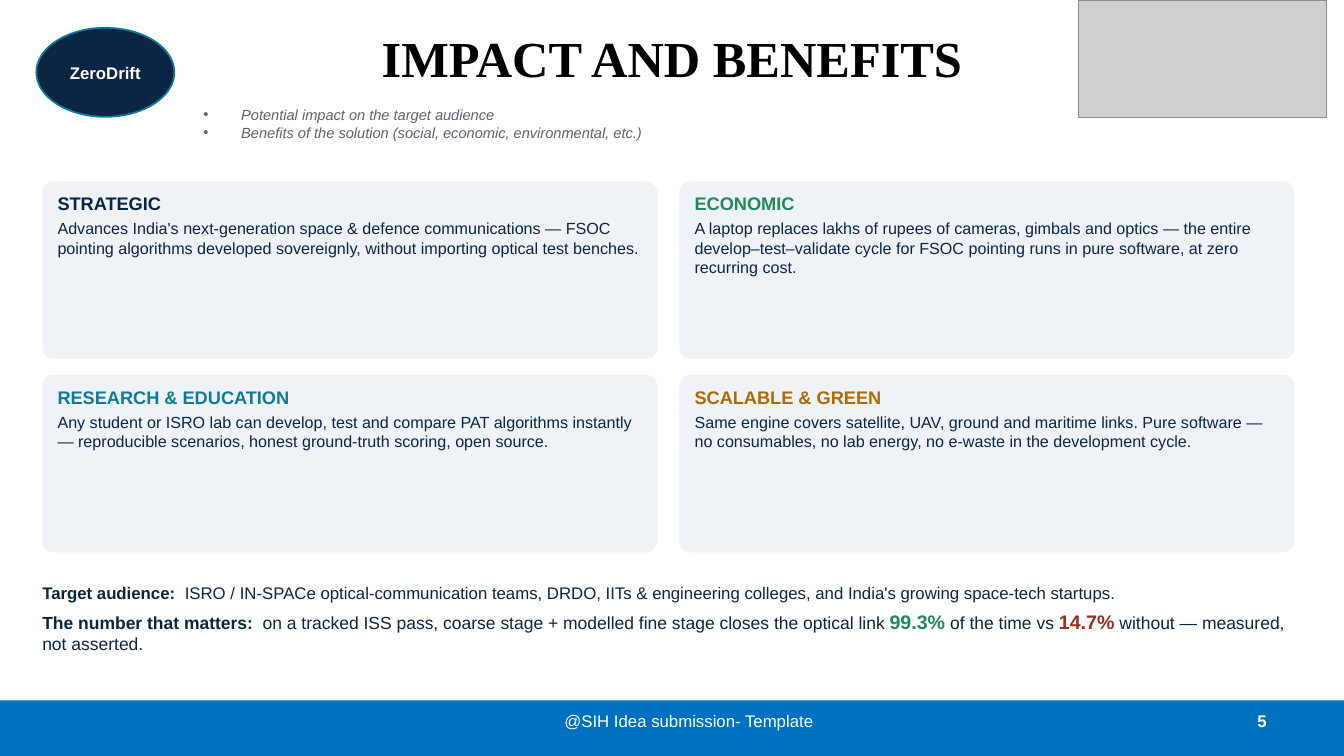
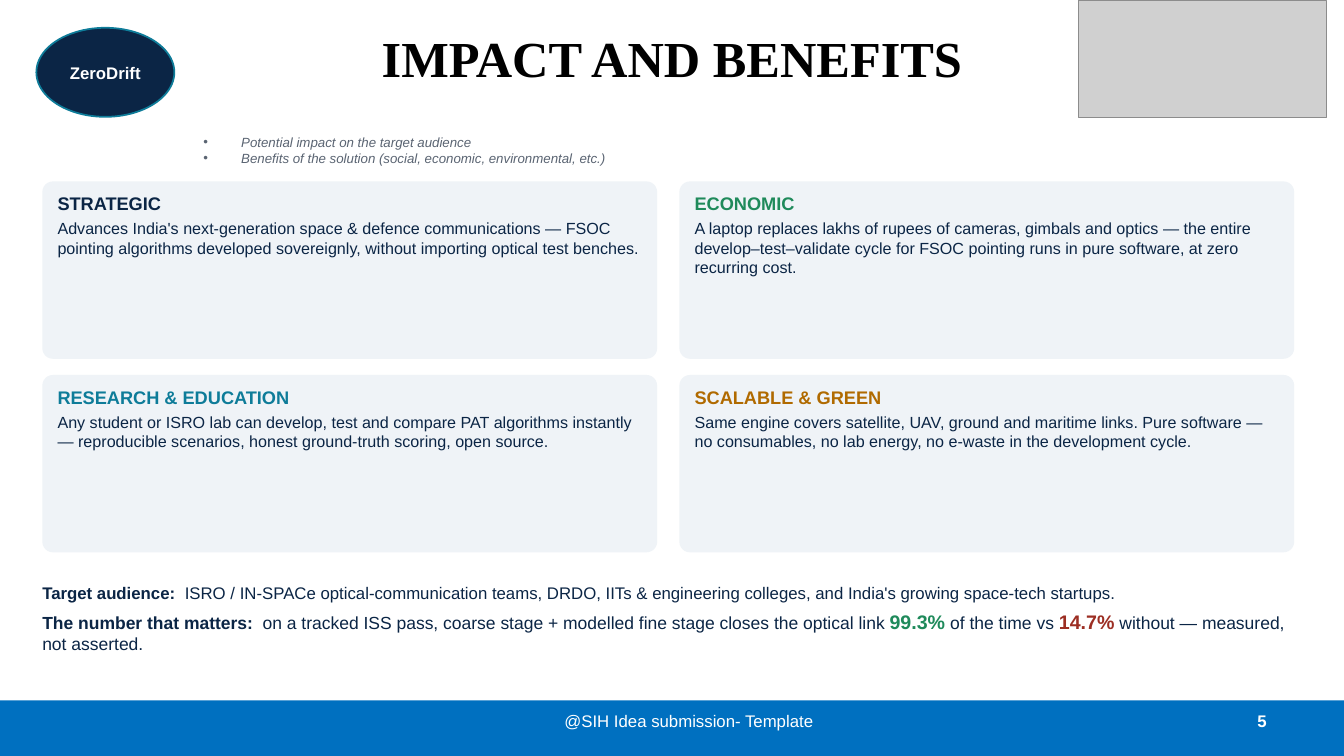
Before and after one commit to pranshukesavmishra/SIH2026, a slide deck: slide 5 of docs/submission/ZeroDrift_SIH26169.pptx. Drawn at 1344x756 pixels with LibreOffice and Linux fonts; fonts in the diff are those of the drawing; grey boxes stand for pictures. Boxes give left, top, right and bottom in pixels: in the first picture for what was removed or moved away, otherwise in the second. Text is boxed around its words. In the diff, an @@ line names an element or a change of style, - is before the commit and + after.

```diff
--- a/docs/submission/ZeroDrift_SIH26169.pptx
+++ b/docs/submission/ZeroDrift_SIH26169.pptx
@@ text "Potential impact on the target ...": place and size @@
-text "Potential impact on the target ..." at (241,109,641,141)
+text "Potential impact on the target ..." at (241,137,606,166)
@@ text "Potential impact on the target ..." at (241,137,606,166): size 10.5 to 9.5 pt @@
```
Also in this commit, not shown: 4 other slides changed, 1 other file.
